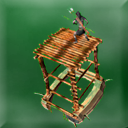
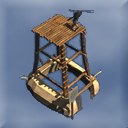
Before/after of a 128 × 128 layered artwork. What changed in the layer stack:
removed layer "Capturar" (1st of 2) over box(32, 6, 114, 128)
added layer "Camada 4" above "Camada 1 cópia" over box(19, 8, 104, 121)
moved "Layer 2" above "Camada 1", painted on it over box(0, 0, 128, 128)
painted on "Camada 1" over box(0, 0, 128, 128)
